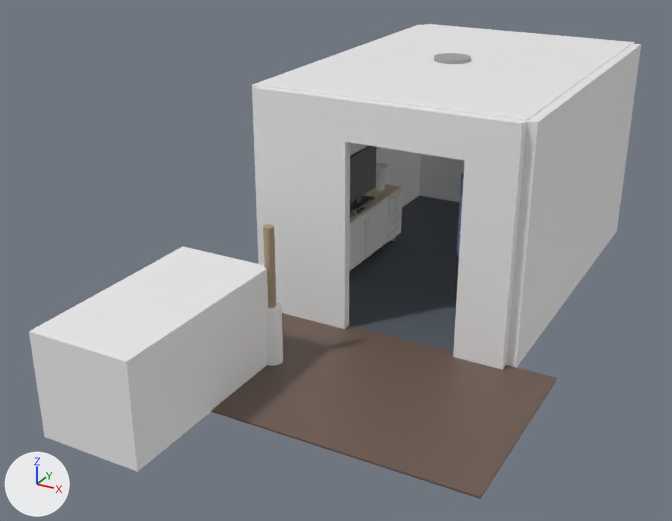
What one commit did to the Blender file blend/42445026.blend.
Before and after are seen from a 50 mm camera at (3.82, -9.59, 4.51) aimed at (-0.34, -2.02, 0.72). Lighting does not change. The marker at lower left points along +X, +Y and +Z. The picture after the commit comes second.

The scene before the commit, as lines of its bpy script (objects in view):
```python
ob_ceiling = bpy.data.objects.new('Ceiling', me_cube_002)
ob_ceiling.location = (0.15, 0.0, 2.4)
ob_ceiling.scale = (1.35, 2.0, 0.01)
ob_hall_sticks = bpy.data.objects.new('Hall_Sticks', me_cylinder_021)
ob_hall_sticks.location = (-0.5, -3.0, 1.0)
ob_hall_vase = bpy.data.objects.new('Hall_Vase', me_cylinder_020)
ob_hall_vase.location = (-0.5, -3.0, 0.3)
ob_hallfloor = bpy.data.objects.new('HallFloor', me_cube_001)
ob_hallfloor.location = (0.5, -3.0, 0.0)
ob_hallfloor.scale = (1.5, 1.0, 0.01)
ob_stairs = bpy.data.objects.new('Stairs', me_cube_051)
ob_stairs.location = (-1.0, -4.0, 0.5)
ob_stairs.scale = (0.5, 1.0, 0.5)
ob_wall_m_x = bpy.data.objects.new('Wall_M_X', me_cube_003)
ob_wall_m_x.location = (-1.25, 0.0, 1.2)
ob_wall_m_x.scale = (0.05, 2.0, 1.2)
ob_wall_m_y_l = bpy.data.objects.new('Wall_M_Y_L', me_cube_009)
ob_wall_m_y_l.location = (-0.7, -2.05, 1.2)
ob_wall_m_y_l.scale = (0.5, 0.05, 1.2)
ob_wall_m_y_r = bpy.data.objects.new('Wall_M_Y_R', me_cube_010)
ob_wall_m_y_r.location = (1.25, -2.05, 1.2)
ob_wall_m_y_r.scale = (0.25, 0.05, 1.2)
ob_wall_m_y_top = bpy.data.objects.new('Wall_M_Y_Top', me_cube_011)
ob_wall_m_y_top.location = (0.4, -2.05, 2.2)
ob_wall_m_y_top.scale = (0.6, 0.05, 0.2)
# also in view: 'TV_Screen' at (-0.95, -0.4, 1.05); 'Wall_P_Y_Bot' at (0.15, 2.05, 0.5); 'Floor' at (0.15, 0.0, 0.0); 'Wall_P_X' at (1.55, 0.0, 1.2); 'Cab_Door_2' at (-0.74, -0.3, 0.4)
```
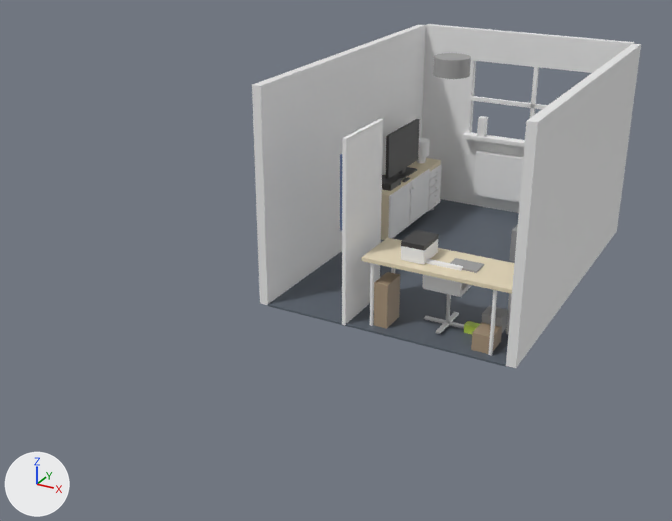
Commit message: Refine Blender scenes

Where the change shows, as pixel boxes [x1, y1, x2, y2] in the pictures (672 x 521 px):
'Stairs', deleted: before [29, 246, 268, 472]
'HallFloor', deleted (brown): before [211, 313, 557, 499]
'Ceiling', hidden: before [260, 24, 633, 121]
'Wall_M_Y_L', hidden: before [255, 86, 350, 329]
'Wall_M_Y_R', hidden: before [453, 114, 526, 369]
'Door', moved (not visible before): after [342, 119, 383, 325]
'Wall_M_Y_Top', hidden: before [345, 98, 470, 160]
'Desk_Top', moved, turned (not visible before): after [361, 238, 514, 294]
'TV_Screen', moved: before [350, 146, 377, 203]; after [385, 119, 420, 178]
'Cab_Door_2', moved: before [365, 198, 388, 259]; after [409, 169, 430, 225]
'Cab_Door_1', moved: before [349, 213, 366, 271]; after [388, 182, 411, 238]
'Bags', moved, turned (not visible before): after [374, 272, 400, 329]
'TV_Stand_Body', moved: before [350, 184, 401, 222]; after [381, 158, 441, 240]
'Hall_Vase', deleted: before [265, 301, 283, 366]
'Hall_Sticks', deleted (beige): before [263, 224, 276, 308]
'Chair_Back', moved, turned (not visible before): after [422, 259, 463, 296]
'Printer_Top', moved, turned (not visible before): after [401, 230, 439, 251]
'Printer_Base', moved, turned (not visible before): after [401, 239, 438, 265]
'Lamp_Shade', moved: before [376, 163, 388, 184]; after [418, 138, 430, 157]
'Coats', moved: before [457, 172, 464, 255]; after [340, 154, 342, 231]
'TV_Base', moved: before [350, 195, 374, 211]; after [393, 167, 417, 181]
'Xbox', moved (mostly hidden before): before [350, 208, 355, 218]; after [382, 175, 401, 191]
'Tray', moved, turned (not visible before): after [450, 258, 484, 273]
'Desk_Leg_2', moved, turned (not visible before): after [370, 263, 375, 326]
'Drawer_4', moved: before [388, 192, 402, 209]; after [429, 165, 442, 180]
'Drawer_3', moved: before [388, 200, 402, 217]; after [429, 172, 441, 188]
'Drawer_2', moved: before [388, 208, 402, 226]; after [429, 180, 441, 195]
'Drawer_0', moved: before [387, 225, 401, 242]; after [428, 196, 440, 211]
'Drawer_1', moved: before [387, 217, 402, 234]; after [429, 188, 441, 203]
'Chair_Base_2', moved, turned (not visible before): after [424, 316, 464, 329]
'Chair_Base_1', moved, turned (not visible before): after [436, 312, 459, 334]
'Chair_Pole', moved, turned (not visible before): after [446, 294, 451, 327]
'Lamp_Base', moved: before [375, 183, 385, 191]; after [417, 157, 426, 163]
'Chair_Seat', moved (not visible before): after [423, 283, 472, 297]
'Wall_M_X', unchanged, uncovered by the edit: before [252, 24, 422, 264]; after [252, 24, 426, 305]
'Wall_P_Y_Top', unchanged, uncovered by the edit: before [428, 24, 635, 44]; after [424, 24, 635, 73]
'Wall_P_Y_L', unchanged, uncovered by the edit: after [422, 55, 476, 134]
'Radiator', unchanged, uncovered by the edit: after [473, 151, 523, 202]

What changed in the scene script:
```text
Remove ob_hallfloor:
    ob_hallfloor = bpy.data.objects.new('HallFloor', me_cube_001)
Change ob_ceiling:
    add ob_ceiling.hide_set(True)
Change ob_wall_m_y_l:
    add ob_wall_m_y_l.hide_set(True)
Change ob_wall_m_y_r:
    add ob_wall_m_y_r.hide_set(True)
Change ob_wall_m_y_top:
    add ob_wall_m_y_top.hide_set(True)
Change ob_door:
    ob_door.location: (1.0, -1.6, 1.0) -> (-0.26, -1.61, 1.0)
Change ob_coats:
    ob_coats.location: (0.95, -1.6, 1.4) -> (-0.31, -1.61, 1.4)
Change ob_tv_stand_body:
    ob_tv_stand_body.location: (-0.95, -0.4, 0.4) -> (-0.95, 0.85, 0.4)
Change ob_cab_door_1:
    ob_cab_door_1.location: (-0.74, -0.9, 0.4) -> (-0.74, 0.35, 0.4)
Change ob_cab_door_2:
    ob_cab_door_2.location: (-0.74, -0.3, 0.4) -> (-0.74, 0.95, 0.4)
Change ob_drawer_0:
    ob_drawer_0.location: (-0.74, 0.2, 0.15) -> (-0.74, 1.45, 0.15)
Change ob_drawer_1:
    ob_drawer_1.location: (-0.74, 0.2, 0.26) -> (-0.74, 1.45, 0.26)
Change ob_drawer_2:
    ob_drawer_2.location: (-0.74, 0.2, 0.37) -> (-0.74, 1.45, 0.37)
Change ob_drawer_3:
    ob_drawer_3.location: (-0.74, 0.2, 0.48) -> (-0.74, 1.45, 0.48)
Change ob_drawer_4:
    ob_drawer_4.location: (-0.74, 0.2, 0.59) -> (-0.74, 1.45, 0.59)
Change ob_tv_base:
    ob_tv_base.location: (-0.95, -0.4, 0.71) -> (-0.95, 0.85, 0.71)
Change ob_tv_screen:
    ob_tv_screen.location: (-0.95, -0.4, 1.05) -> (-0.95, 0.85, 1.05)
Change ob_xbox:
    ob_xbox.location: (-0.95, -0.9, 0.74) -> (-0.95, 0.35, 0.74)
Change ob_lamp_base:
    ob_lamp_base.location: (-0.95, 0.2, 0.75) -> (-0.95, 1.45, 0.75)
Change ob_lamp_shade:
    ob_lamp_shade.location: (-0.95, 0.2, 0.9) -> (-0.95, 1.45, 0.9)
Change ob_desk_top:
    ob_desk_top.location: (1.2, -0.7, 0.75) -> (0.7, -1.63, 0.75)
    ob_desk_top.rotation_euler: (0.0, 0.0, 0.0) -> (0.0, 0.0, -1.571)  # degrees (0, 0, 0) -> degrees (0, 0, -90)
Change ob_desk_leg_2:
    ob_desk_leg_2.location: (1.45, -1.4, 0.38) -> (0.0, -1.88, 0.38)
    ob_desk_leg_2.rotation_euler: (0.0, 0.0, 0.0) -> (0.0, 0.0, -1.571)  # degrees (0, 0, 0) -> degrees (0, 0, -90)
Change ob_printer_base:
    ob_printer_base.location: (1.2, -1.0, 0.85) -> (0.4, -1.63, 0.85)
    ob_printer_base.rotation_euler: (0.0, 0.0, 0.0) -> (0.0, 0.0, -1.571)  # degrees (0, 0, 0) -> degrees (0, 0, -90)
Change ob_printer_top:
    ob_printer_top.location: (1.2, -1.0, 0.95) -> (0.4, -1.63, 0.95)
    ob_printer_top.rotation_euler: (0.0, 0.0, 0.0) -> (0.0, 0.0, -1.571)  # degrees (0, 0, 0) -> degrees (0, 0, -90)
Change ob_tray:
    ob_tray.location: (1.2, -0.5, 0.78) -> (0.9, -1.63, 0.78)
    ob_tray.rotation_euler: (0.0, 0.0, 0.0) -> (0.0, 0.0, -1.571)  # degrees (0, 0, 0) -> degrees (0, 0, -90)
Change ob_chair_pole:
    ob_chair_pole.location: (1.1, -0.7, 0.25) -> (0.7, -1.53, 0.25)
    ob_chair_pole.rotation_euler: (0.0, 0.0, 0.0) -> (0.0, 0.0, -1.571)  # degrees (0, 0, 0) -> degrees (0, 0, -90)
Change ob_chair_base_1:
    ob_chair_base_1.location: (1.1, -0.7, 0.05) -> (0.7, -1.53, 0.05)
    ob_chair_base_1.rotation_euler: (0.0, 0.0, 0.0) -> (0.0, 0.0, -1.571)  # degrees (0, 0, 0) -> degrees (0, 0, -90)
Change ob_chair_base_2:
    ob_chair_base_2.location: (1.1, -0.7, 0.05) -> (0.7, -1.53, 0.05)
    ob_chair_base_2.rotation_euler: (0.0, 0.0, 0.0) -> (0.0, 0.0, -1.571)  # degrees (0, 0, 0) -> degrees (0, 0, -90)
Change ob_chair_seat:
    ob_chair_seat.location: (1.1, -0.7, 0.5) -> (0.7, -1.53, 0.5)
Change ob_chair_back:
    ob_chair_back.location: (1.3, -0.7, 0.65) -> (0.7, -1.73, 0.65)
    ob_chair_back.rotation_euler: (0.0, 0.0, 0.0) -> (0.0, 0.0, -1.571)  # degrees (0, 0, 0) -> degrees (0, 0, -90)
Change ob_bags:
    ob_bags.location: (1.3, -1.3, 0.25) -> (0.1, -1.73, 0.25)
    ob_bags.rotation_euler: (0.0, 0.0, 0.0) -> (0.0, 0.0, -1.571)  # degrees (0, 0, 0) -> degrees (0, 0, -90)
Remove ob_hall_vase:
    ob_hall_vase = bpy.data.objects.new('Hall_Vase', me_cylinder_020)
Remove ob_hall_sticks:
    ob_hall_sticks = bpy.data.objects.new('Hall_Sticks', me_cylinder_021)
Remove ob_stairs:
    ob_stairs = bpy.data.objects.new('Stairs', me_cube_051)
```
